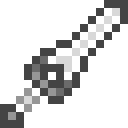
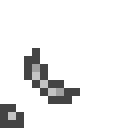
Layers edited between the first and the second 128 × 128 image:
added group "Guards" with 15 layers above "Blades" over [8, 32, 96, 120]
renamed "_extended_guard.png" to "_extended_accessory", hid it, moved it into group "Guards", painted on it over [8, 48, 80, 120]
renamed "_curved_guard.png" to "_curved_accessory", showed it, moved it into group "Guards", painted on it over [8, 48, 80, 120]
renamed "_bigbase_blade.png" to "_bigbase_head", hid it, moved it into group "Blades" over [24, 0, 128, 104]
added group "Handles" with 4 layers over [8, 64, 64, 120]
renamed "_short_handle.png" to "_short_handle", hid it, moved it into group "Handles" over [8, 80, 48, 120]
